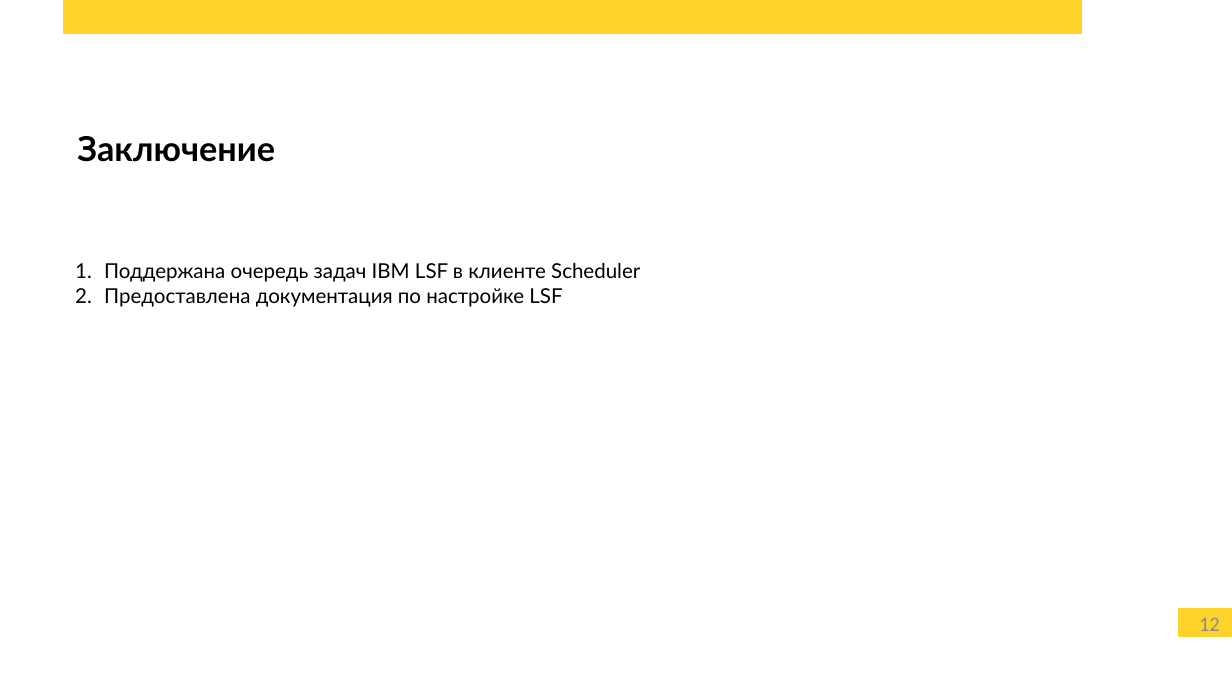
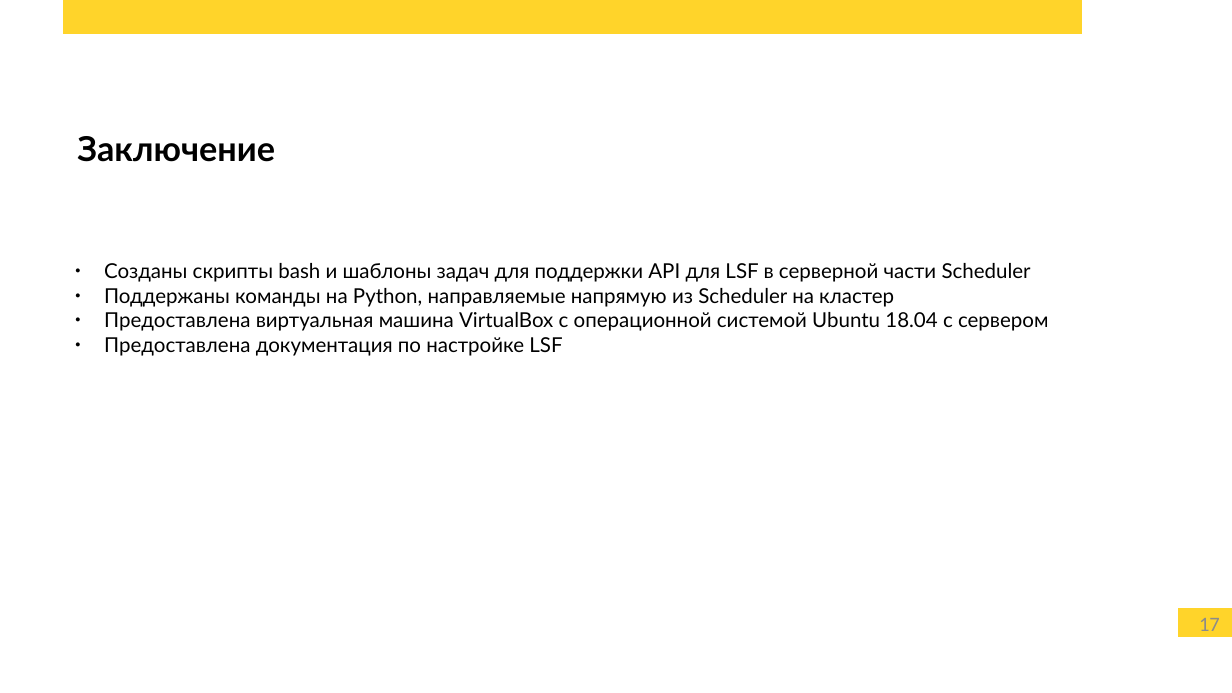
Before and after one commit to alz610/master-coursework, a slide deck: slide 17 of presentation/presentation.odp (slide 12 before the commit). Drawn at 1232x693 pixels with LibreOffice and Linux fonts; fonts in the diff are those of the drawing; background and template pictures are left out. Boxes give left, top, right and bottom in pixels: in the first picture for what was removed or moved away, otherwise in the second. Text is boxed around its words. In the diff, an @@ line names an element or a change of style, - is before the commit and + after.

```diff
--- a/presentation/presentation.odp
+++ b/presentation/presentation.odp
@@ text at box(104, 263, 1049, 331): text changed @@
-1. Поддержана очередь задач IBM LSF в клиенте Scheduler
+● Созданы скрипты bash и шаблоны задач для поддержки API для LSF в серверной части Scheduler
+● Поддержаны команды на Python, направляемые напрямую из Scheduler на кластер
+● Предоставлена виртуальная машина VirtualBox с операционной системой Ubuntu 18.04 с сервером
@@ text at box(104, 337, 562, 356): bullet 1. to ● @@
@@ page number at box(1199, 618, 1220, 631): text changed @@
-12
+17
```
Also in this commit, not shown: 4 other slides changed, 5 slides added, 7 other files.
